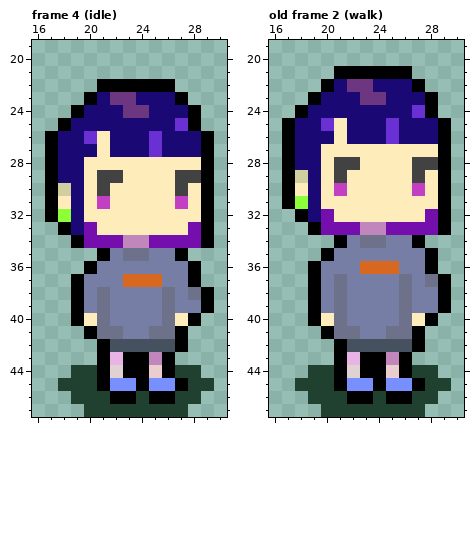
Two states of a pixel-art file, scene/Player/player.aseprite. The first picture shows the starting point.
48x48 pixels, 8 frames. Shown: frame 4 (idle): x 16..30, y 19..47; old frame 2 (walk): x 16..30, y 19..47. The commit also changed other frames, which this record leaves out.
Now the later version:
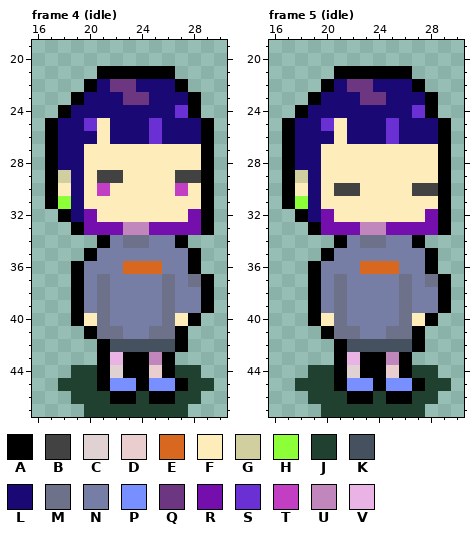
Palette (. is transparent): A #000000  B #434242  C #e0d1d3  D #e9cdcf  E #d8671f  F #ffecbb  G #d1cea0  H #8dff39  J #204030  K #465160  L #1a0875  M #6d7189  N #767ea5  P #788fff  Q #6d3680  R #740ead  S #6a30d4  T #c23fc4  U #c187bc  V #eab3e5
A new or re-ordered frame is compared with the old frame closest to it.
The edit:
frames 8 -> 11
Changed rows in their new state; - is an unchanged pixel.
Frame 4 (idle), layer "haru":
first column x 17:
21 ----AAAAAA---
22 ---ALQQLLLA--
23 --AL-L-Q--LA-
24 -AL---LL--S--
25 AL-SF---S-LLA
26 ---L---------
27 ---F-FFFFFFF-
29 -G-----------
30 -F--T-----T--
31 -H--F-----F--
32 .A-R-------R-
33 -.A-RRUURRR--
34 --..ANMMNNA..
35 ---AN-NN--NA-
36 --AN--EEE----
37 ----M-NNNM-MA
38 -----------N-
Frame 5 (idle) is new; against old frame 2 (walk), layer "haru":
first column x 21:
28 FF----FF
29 F-----F-
30 BB----BB
